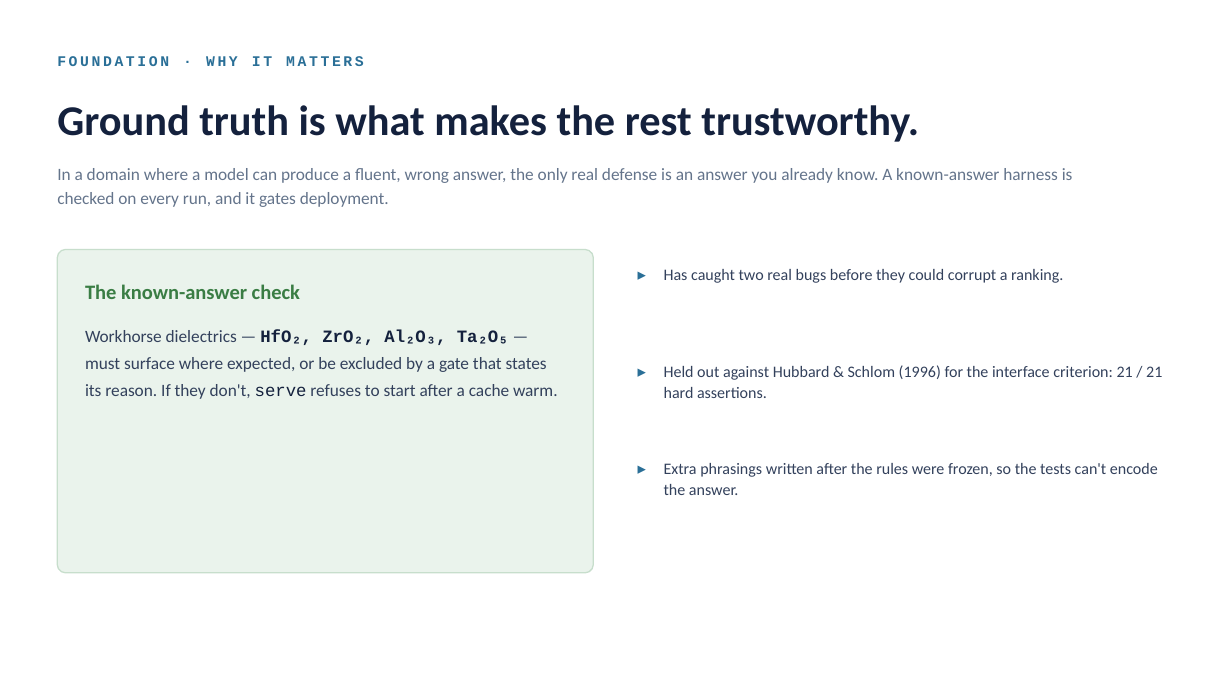
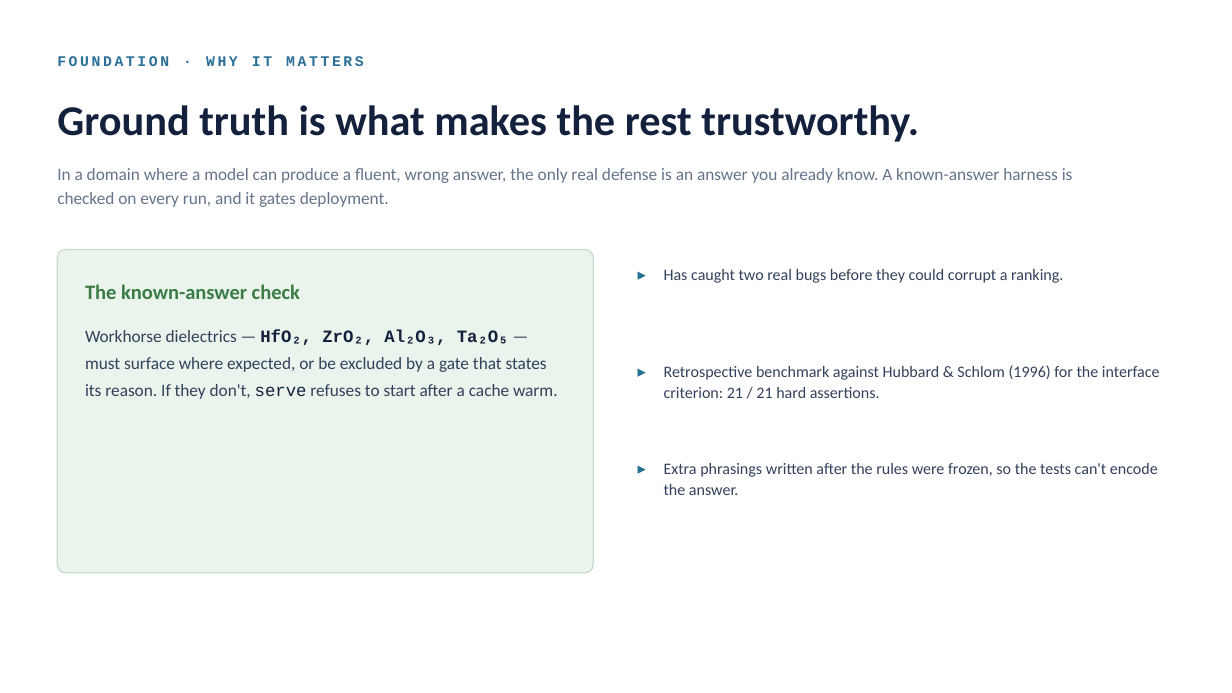
Before and after one commit to a-bissell/Oxbow, a slide deck: slide 2 of docs/presentation/Oxbow.pptx. Drawn at 1232x693 pixels with LibreOffice and Linux fonts; fonts in the diff are those of the drawing. Boxes give left, top, right and bottom in pixels: in the first picture for what was removed or moved away, otherwise in the second. Text is boxed around its words. In the diff, an @@ line names an element or a change of style, - is before the commit and + after.

```diff
--- a/docs/presentation/Oxbow.pptx
+++ b/docs/presentation/Oxbow.pptx
@@ text at <box>664,365,1160,398</box>: text changed @@
-Held out against Hubbard & Schlom (1996) for the interface criterion: 21 / 21 hard assertions.
+Retrospective benchmark against Hubbard & Schlom (1996) for the interface criterion: 21 / 21 hard assertions.
```
Also in this commit, not shown: 3 other slides changed, 1 other file.
